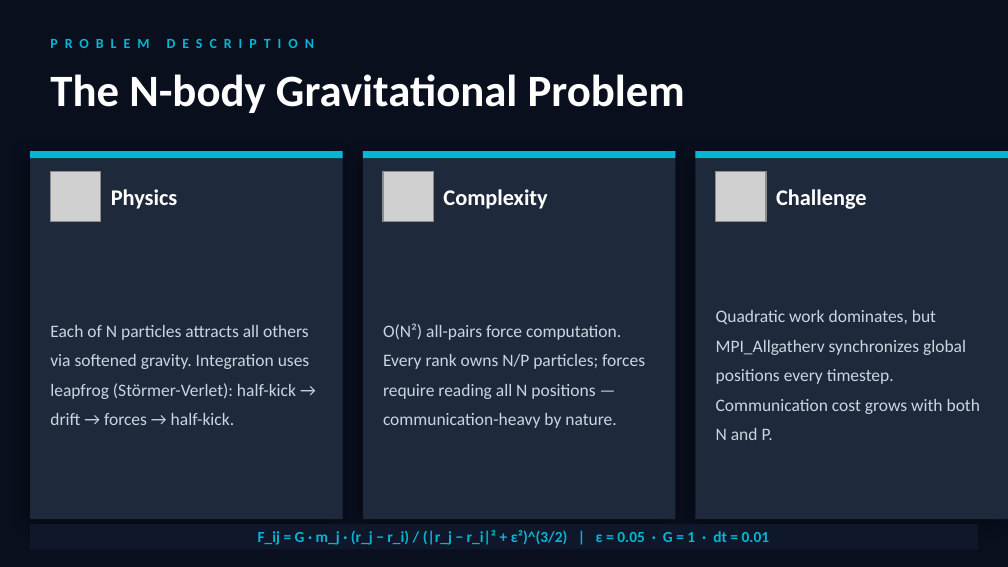
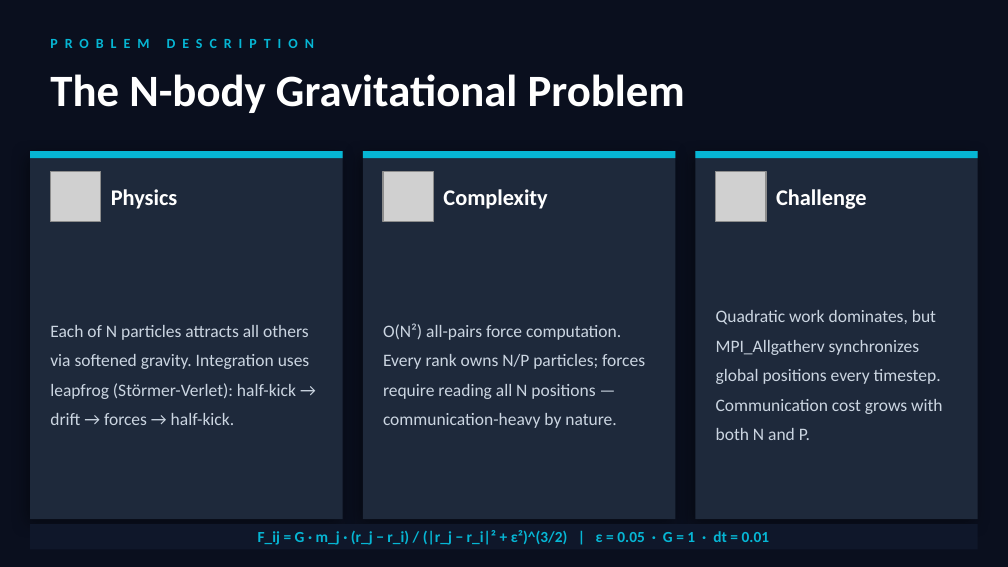
Before and after one commit to sbalbale/Trinity-CPSC375-High-Performance-Computing, a slide deck: slide 2 of assignment10/nbodyproblem/nbody_scaling_presentation.pptx. Drawn at 1008x567 pixels with LibreOffice and Linux fonts; fonts in the diff are those of the drawing; grey boxes stand for pictures. Boxes give left, top, right and bottom in pixels: in the first picture for what was removed or moved away, otherwise in the second. Text is boxed around its words. In the diff, an @@ line names an element or a change of style, - is before the commit and + after.

```diff
--- a/assignment10/nbodyproblem/nbody_scaling_presentation.pptx
+++ b/assignment10/nbodyproblem/nbody_scaling_presentation.pptx
@@ rectangle: place and size @@
-rectangle at box(696, 151, 1008, 519)
+rectangle at box(696, 151, 978, 519)
@@ rectangle: place and size @@
-rectangle at box(696, 151, 1008, 158)
+rectangle at box(696, 151, 978, 158)
@@ text "Quadratic work dominates, but MPI_Allgatherv ..." rewrapped from box(716, 310, 980, 440) to box(716, 310, 943, 440) @@
```
Also in this commit, not shown: 6 other slides changed, 1 other file.
